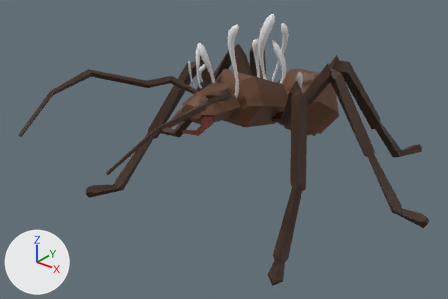
Two versions of the Blender file art/assets.blend, one commit apart.
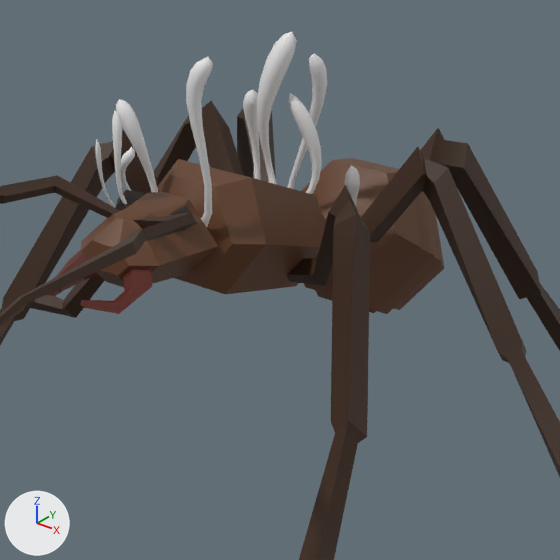
There are two pictures of each version: one whole from a camera (50 mm lens) standing at (0.802, -1.224, 0.766) and looking at (-0.004, -0.216, 0.141), one close up on the part from 33% to 87% of the width and 0% to 81% of the height. Lighting does not change. The marker at lower left points along +X, +Y and +Z. The older version's two pictures come first.

Names of what the first close-up shows: 'ant_original', 'cordyceps_infection'.
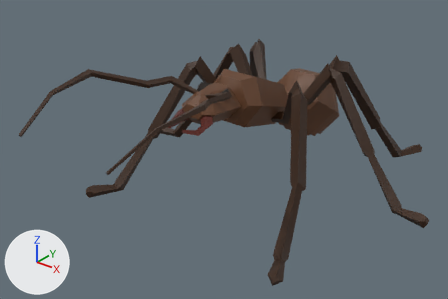
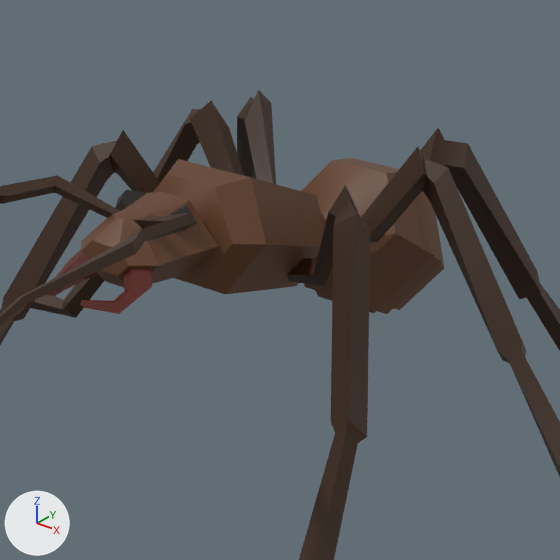
The change, as a diff of the scene's bpy script:
```diff
--- a/art/assets.blend.py
+++ b/art/assets.blend.py
@@ ob_cordyceps_infection @@
 ob_cordyceps_infection.scale = (0.0571, 0.0571, 0.0571)
+ob_cordyceps_infection.hide_set(True)
```

Location of each change, [x1, y1, x2, y2] in pixels of the close-ups (560 x 560 px):
'cordyceps_infection', hidden: before [95, 32, 360, 227]
